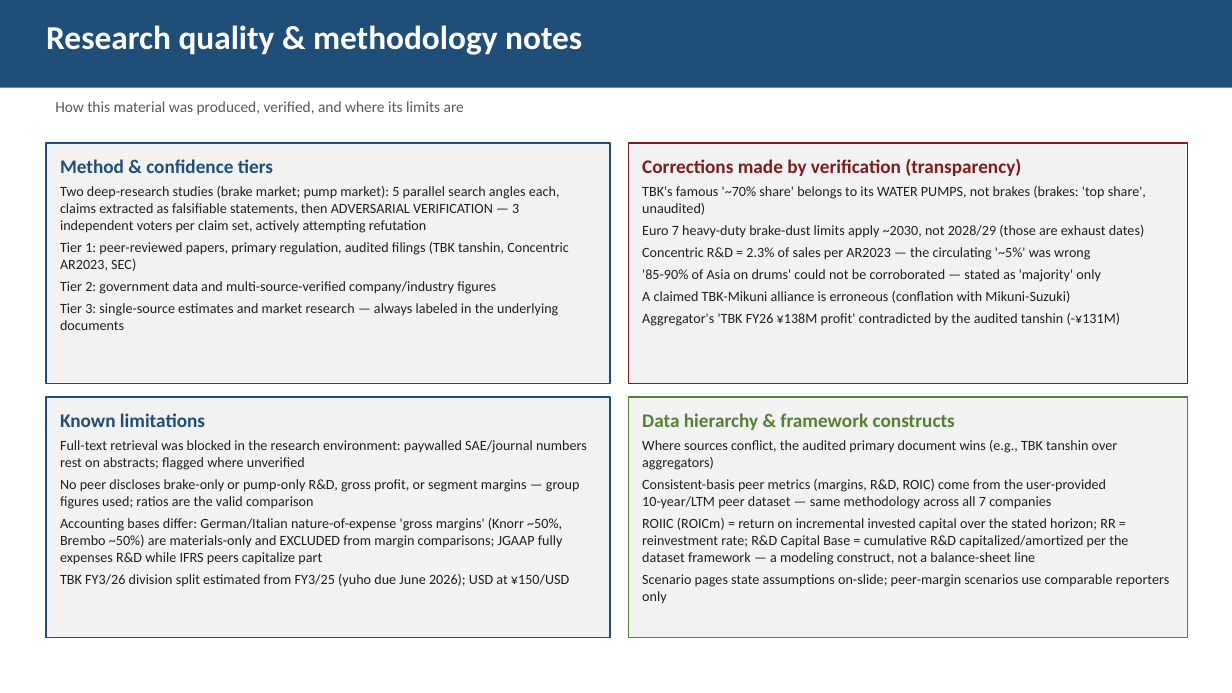
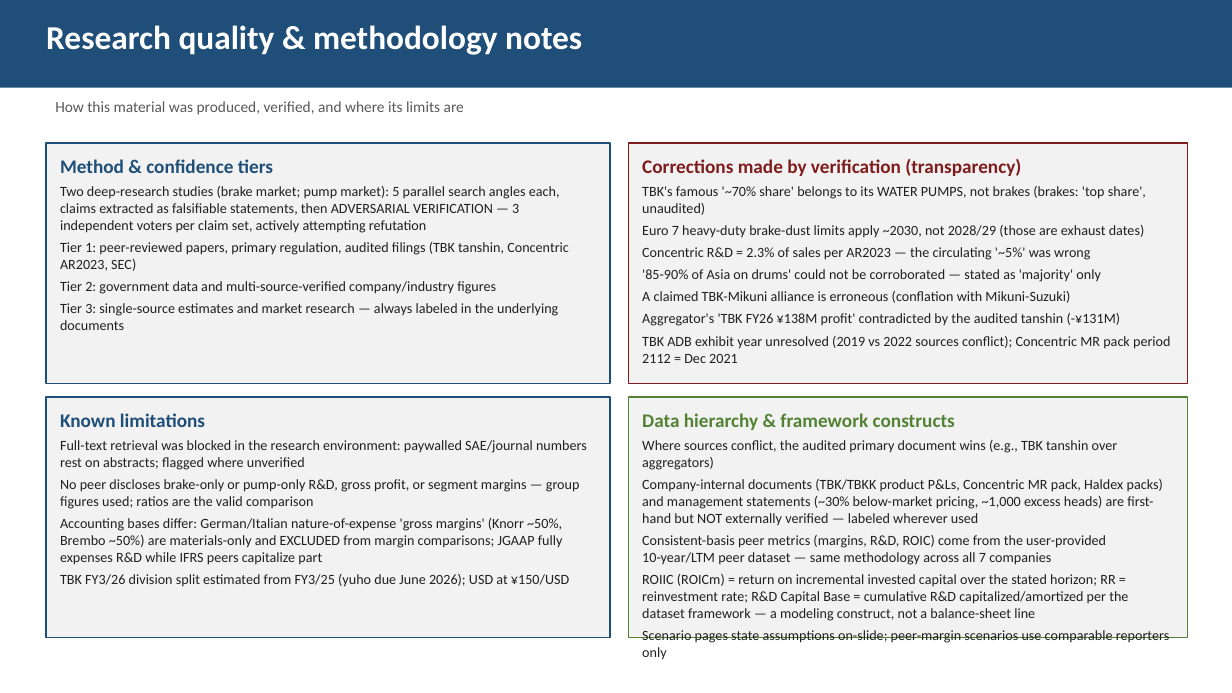
Before and after one commit to charette-lab/Claude, a slide deck: slide 26 of TBK_rd_gap_slides.pptx. Drawn at 1232x693 pixels with LibreOffice and Linux fonts; fonts in the diff are those of the drawing. Boxes give left, top, right and bottom in pixels: in the first picture for what was removed or moved away, otherwise in the second. Text is boxed around its words. In the diff, an @@ line names an element or a change of style, - is before the commit and + after.

```diff
--- a/TBK_rd_gap_slides.pptx
+++ b/TBK_rd_gap_slides.pptx
@@ text in rectangle at [642,336,1171,363]: paragraph added @@
+TBK ADB exhibit year unresolved (2019 vs 2022 sources conflict); Concentric MR pack period 2112 = Dec 2021
@@ text in rectangle at [642,479,1163,526]: paragraph added @@
+Company-internal documents (TBK/TBKK product P&Ls, Concentric MR pack, Haldex packs) and management statements (~30% below-market pricing, ~1,000 excess heads) are first-hand but NOT externally verified — labeled wherever used
```
Also in this commit, not shown: 7 other slides changed, 1 other file.
